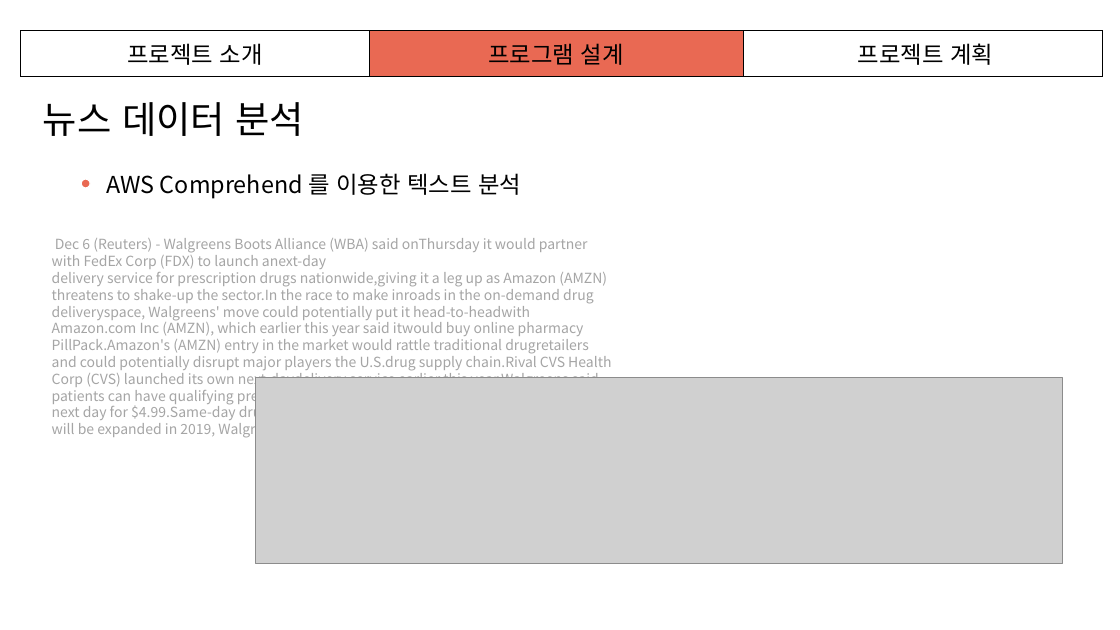
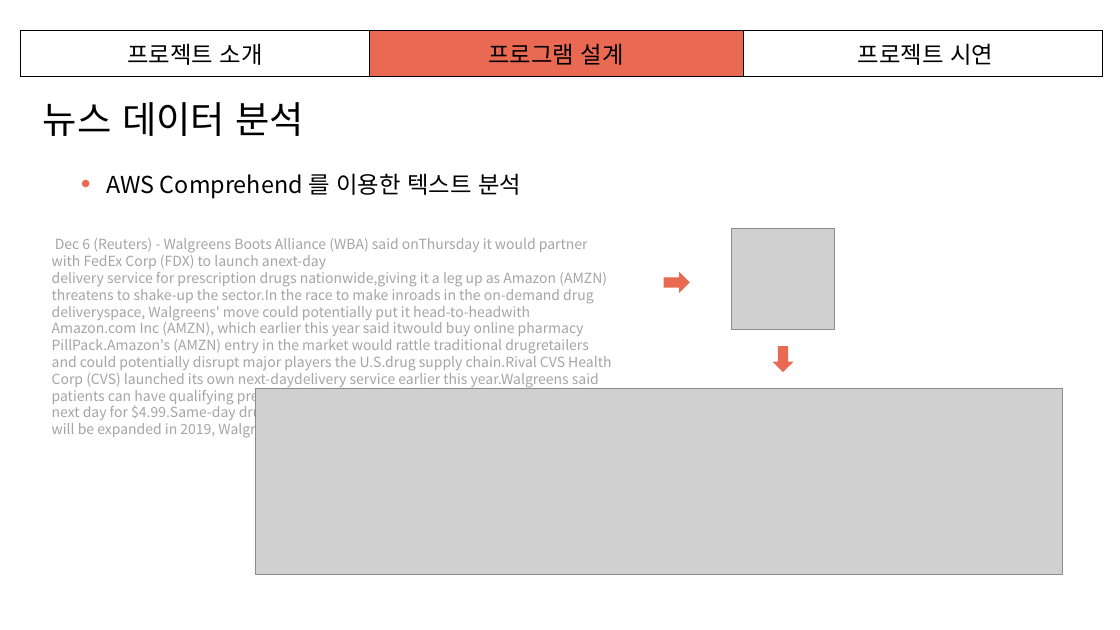
Before and after one commit to denmark111/Stocker, a slide deck: slide 11 of ppts/IT Seminar Final.pptx. Drawn at 1120x630 pixels with LibreOffice and Linux fonts; fonts in the diff are those of the drawing; grey boxes stand for pictures. Boxes give left, top, right and bottom in pixels: in the first picture for what was removed or moved away, otherwise in the second. Text is boxed around its words. In the diff, an @@ line names an element or a change of style, - is before the commit and + after.

```diff
--- a/ppts/IT Seminar Final.pptx
+++ b/ppts/IT Seminar Final.pptx
@@ table at bbox=[20, 31, 1102, 76] @@
-row 1, column 3: 프로젝트 계획
+row 1, column 3: 프로젝트 시연
@@ picture added at bbox=[732, 229, 834, 329] @@
@@ right arrow added at bbox=[665, 273, 689, 292], fill #E96953, outline #E96953 1 pt @@
@@ right arrow added at bbox=[774, 347, 793, 372], fill #E96953, outline #E96953 1 pt @@
@@ picture: place and size @@
-picture at bbox=[255, 378, 1062, 564]
+picture at bbox=[255, 389, 1062, 575]
```
Also in this commit, not shown: 8 other slides changed, 1 slide added, 2 slides removed, 3 other files.
